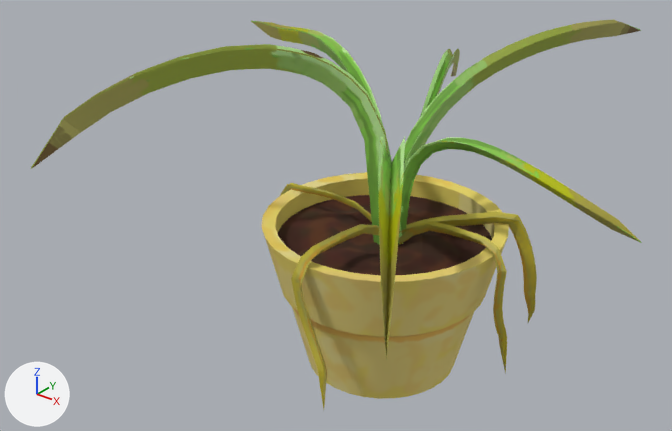
Renders of the glTF model 3DPlants/Chlorophytum_Comosum/chlorophytum__horrible/Chlorophytum_Horrible_End.glb from each side of a commit.
Camera for both pictures: a 50 mm lens placed at (8.14, -11.41, 9.06), pointed at (-0.92, -0.08, 2.03). The axes (+X, +Y, +Z) are drawn at lower left. The lights are the same throughout. Where no turn or scale is listed for an object, it has been applied to the vertices.

Script lines for the objects in view, before the commit:
```python
ob_cube_004 = bpy.data.objects.new('Cube.004', me_cube_006)
ob_cube_004.location = (-0.34, 0.33, 2.32)
ob_cube_006 = bpy.data.objects.new('Cube.006', me_cube_009)
ob_cube_006.location = (-0.52, 0.51, 7.55)
ob_cube_007 = bpy.data.objects.new('Cube.007', me_cube_010)
ob_cube_007.location = (0.35, 0.07, 1.88)
ob_cube_009 = bpy.data.objects.new('Cube.009', me_cube_018)
ob_cube_009.location = (0.33, -0.17, 1.29)
ob_cube_012 = bpy.data.objects.new('Cube.012', me_cube_005)
ob_cube_012.location = (1.82, 1.42, 7.83)
ob_cube_013 = bpy.data.objects.new('Cube.013', me_cube_007)
ob_cube_013.location = (0.75, 0.09, 2.6)
ob_cube_014 = bpy.data.objects.new('Cube.014', me_cube_008)
ob_cube_014.location = (0.56, 0.66, 2.55)
ob_cube_019 = bpy.data.objects.new('Cube.019', me_cube_017)
ob_cube_019.location = (-0.03, 0.0, 2.41)
ob_cube_021 = bpy.data.objects.new('Cube.021', me_cube_021)
ob_cube_021.location = (0.04, 0.02, 2.05)
# also in view: 'Pot' at (0.05, 0.0, 0.87); 'Cube.010' at (0.2, -1.1, 1.12)
```
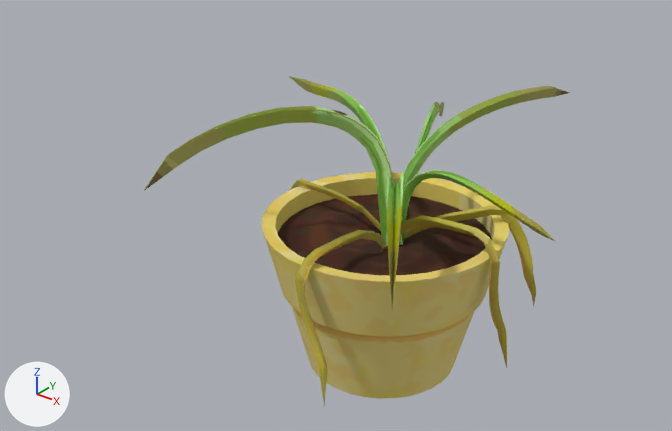
The newer file is also rescaled (x0.5), turned or shifted as a whole; pictures and numbers use the older file's frame.

Where the change shows, as pixel boxes (x1, y1, x2, y2) in the pictures (672 x 431 px):
'Cube.003', added
    after: (144, 76, 570, 406)
'Cube.012', deleted
    before: (31, 44, 388, 245)
'Cube.014', deleted
    before: (404, 19, 641, 170)
'Cube.013', deleted
    before: (400, 138, 642, 243)
'Cube.006', deleted
    before: (378, 136, 405, 358)
'Cube.021', deleted (yellow)
    before: (399, 211, 537, 322)
'Cube.010', deleted (yellow)
    before: (291, 224, 379, 409)
'Cube.004', deleted
    before: (251, 21, 403, 244)
'Cube.007', deleted (yellow)
    before: (399, 221, 507, 374)
'Cube.009', deleted (green)
    before: (420, 49, 460, 117)
'Cube.019', deleted (yellow)
    before: (280, 183, 372, 222)

Diff of the bpy script that builds the scene:
```diff
--- a/3DPlants/Chlorophytum_Comosum/chlorophytum__horrible/Chlorophytum_Horrible_End.glb.py
+++ b/3DPlants/Chlorophytum_Comosum/chlorophytum__horrible/Chlorophytum_Horrible_End.glb.py
@@ me_cube_004 @@
+me_cube_004.from_pydata(...)  # 1431 vertices, 2818 faces; spans x -4.01..2.96, y -3.32..4.14, z -1.49..2.91
+# faces by material slot: [834, 1222, 762]
+me_cube_004.materials.append(mat_chlor_leaf_002)  # picture img_chlor_leaf_002
+me_cube_004.materials.append(mat_chlor_leaf_001)  # picture img_chlor_leaf_dead_001
+me_cube_004.materials.append(mat_chlor_leaf_003)  # picture img_chlor_leaf_003
@@ ob_cube_007 @@
-ob_cube_007 = bpy.data.objects.new('Cube.007', me_cube_010)
-ob_cube_007.location = (0.35, 0.07, 1.88)
@@ ob_cube_009 @@
-ob_cube_009 = bpy.data.objects.new('Cube.009', me_cube_018)
-ob_cube_009.location = (0.33, -0.17, 1.29)
@@ ob_cube_012 @@
-ob_cube_012 = bpy.data.objects.new('Cube.012', me_cube_005)
-ob_cube_012.location = (1.82, 1.42, 7.83)
@@ ob_cube_006 @@
-ob_cube_006 = bpy.data.objects.new('Cube.006', me_cube_009)
-ob_cube_006.location = (-0.52, 0.51, 7.55)
@@ ob_cube_004 @@
-ob_cube_004 = bpy.data.objects.new('Cube.004', me_cube_006)
-ob_cube_004.location = (-0.34, 0.33, 2.32)
@@ ob_cube_013 @@
-ob_cube_013 = bpy.data.objects.new('Cube.013', me_cube_007)
-ob_cube_013.location = (0.75, 0.09, 2.6)
@@ ob_cube_014 @@
-ob_cube_014 = bpy.data.objects.new('Cube.014', me_cube_008)
-ob_cube_014.location = (0.56, 0.66, 2.55)
@@ ob_cube_019 @@
-ob_cube_019 = bpy.data.objects.new('Cube.019', me_cube_017)
-ob_cube_019.location = (-0.03, 0.0, 2.41)
@@ ob_cube_021 @@
-ob_cube_021 = bpy.data.objects.new('Cube.021', me_cube_021)
-ob_cube_021.location = (0.04, 0.02, 2.05)
@@ ob_cube_010 @@
-ob_cube_010 = bpy.data.objects.new('Cube.010', me_cube_012)
-ob_cube_010.location = (0.11, -0.27, 1.88)
@@ ob_cube_003 @@
+ob_cube_003 = bpy.data.objects.new('Cube.003', me_cube_004)
+ob_cube_003.location = (0.39, 0.01, 1.37)
```
